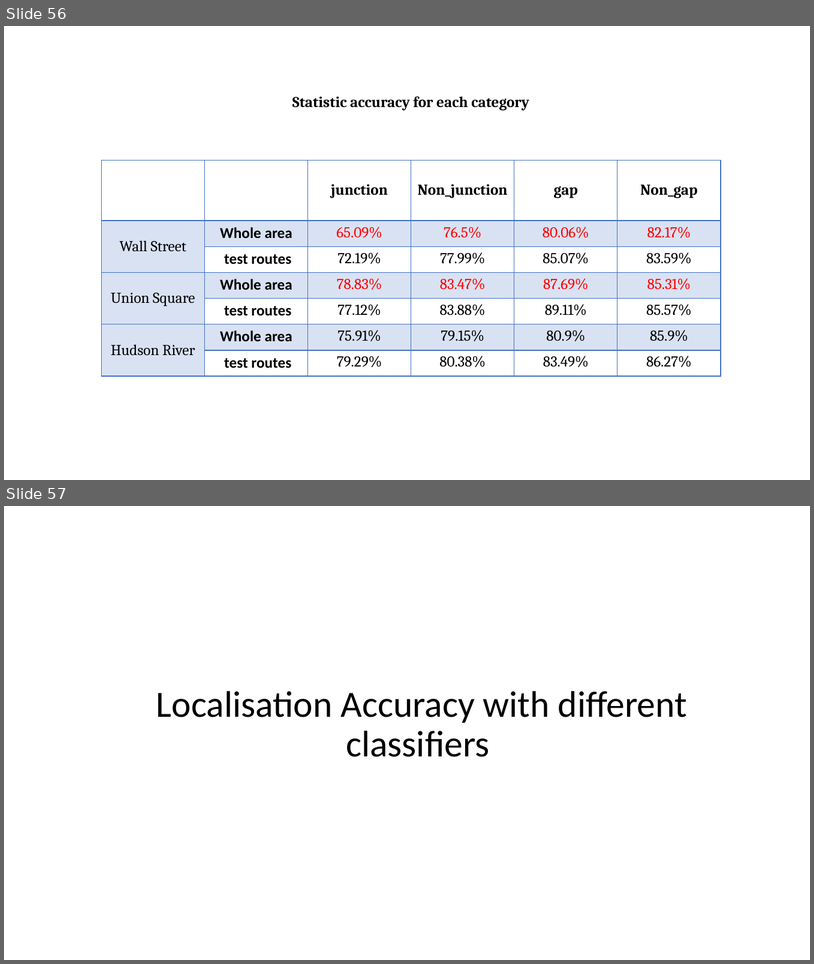
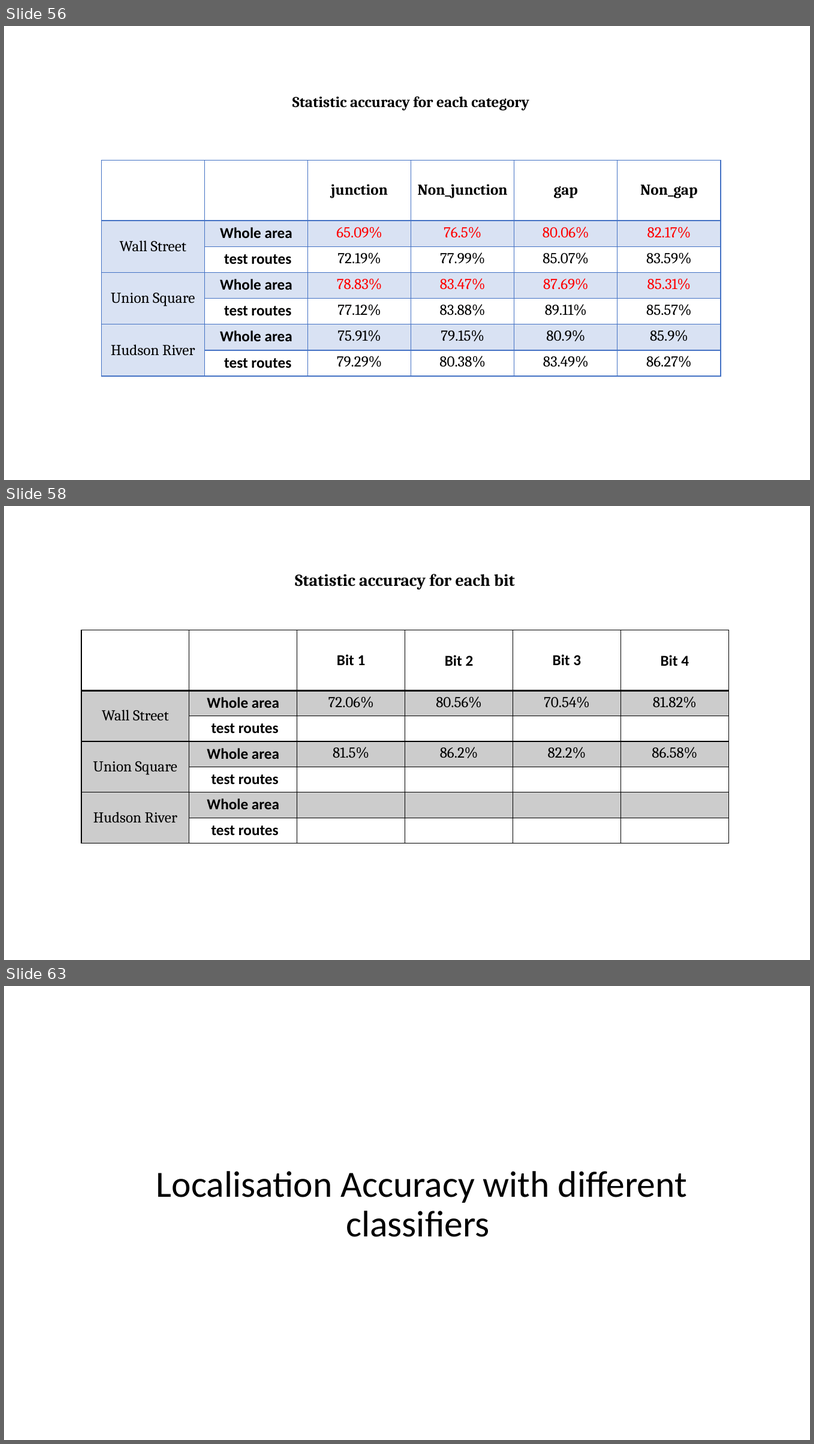
Before and after one commit to ZhouMengjie/bsd-cnn-network, a slide deck: BSD_Figures.pptx. Shown one above the other, each under a label of ours: slides 56 and 57 before the commit, slides 56, 58 and 63 after it; the slides between them are not shown. The pictures are 814x964 and 814x1444 pixels, drawn with LibreOffice and Linux fonts; fonts in the diff are those of the drawing. Boxes give left, top, right and bottom in pixels: in the first picture for what was removed or moved away, otherwise in the second. Text is boxed around its words. In the diff, an @@ line names an element or a change of style, - is before the commit and + after.

```diff
--- a/BSD_Figures.pptx
+++ b/BSD_Figures.pptx
@@ slide 58 added at (4,506,810,960), background #FFFFFF @@
@@ text added at (295,574,515,589), 20 pt, text #000000, bold @@
+Statistic accuracy for each bit
@@ table added at (81,630,728,843), 7 rows, 6 columns @@
+ |  | Bit 1 | Bit 2 | Bit 3 | Bit 4
+Wall Street | Whole area | 72.06% | 80.56% | 70.54% | 81.82%
+ | test routes |  |  |  | 
+Union Square | Whole area | 81.5% | 86.2% | 82.2% | 86.58%
+ | test routes |  |  |  | 
+Hudson River | Whole area |  |  |  | 
+ | test routes |  |  |  | 
@@ what was slide 57 is now slide 63 @@
```
Also in this commit, not shown: 2 slides changed, 5 other slides added, 9 other files.
